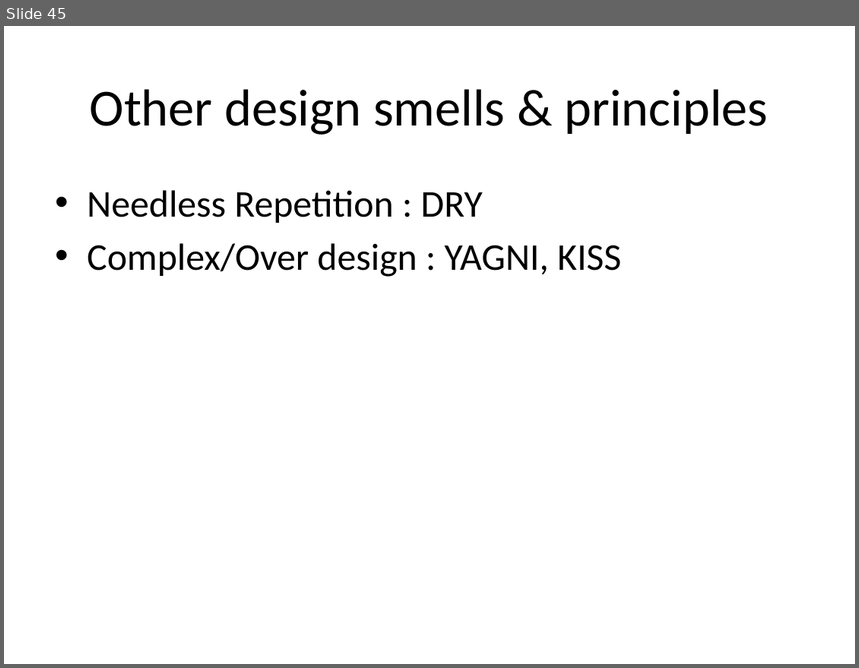
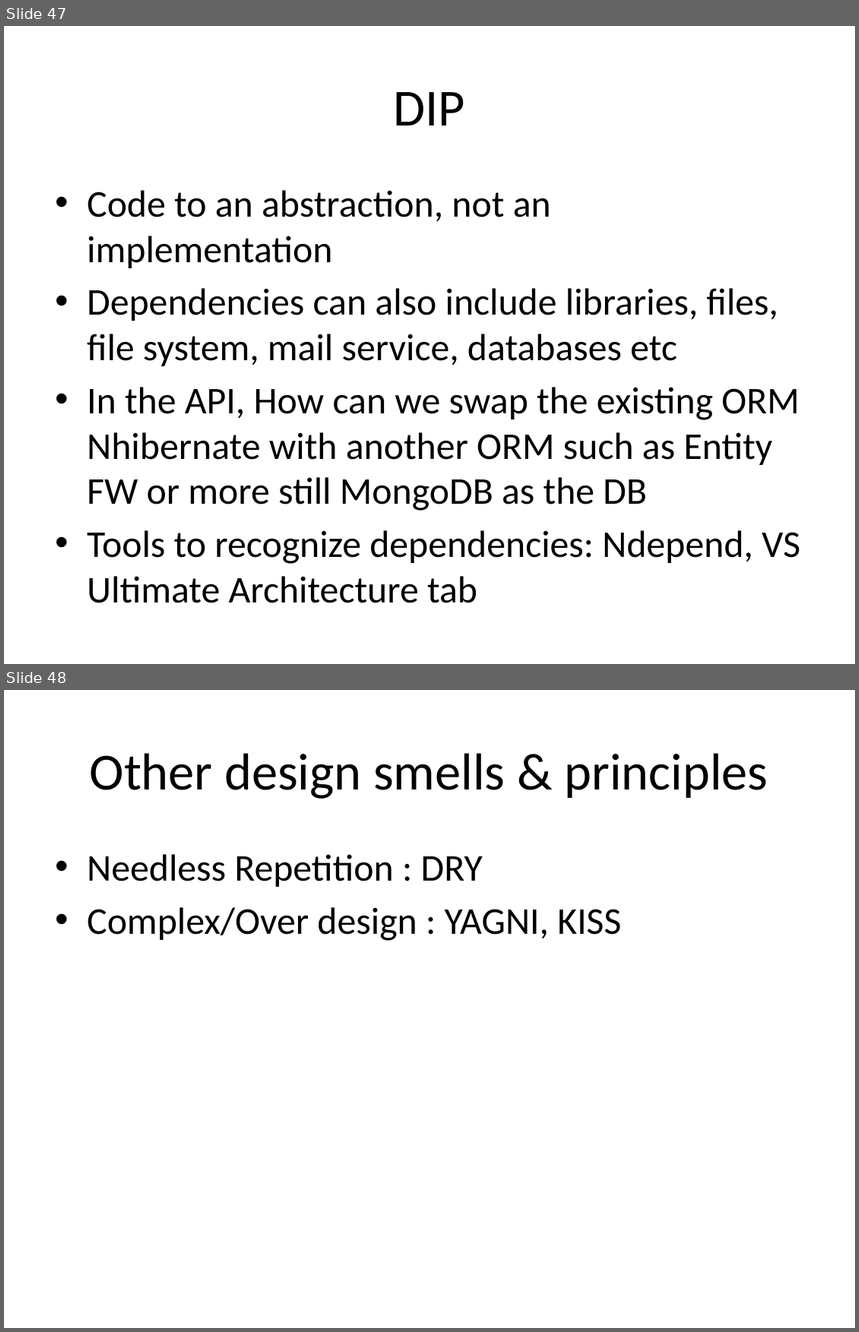
Before and after one commit to sameeri/solid, a slide deck: SOLID Principles of OOD v2.pptx. Shown one above the other, each under a label of ours: slide 45 before the commit, slides 47 and 48 after it. The pictures are 859x668 and 859x1332 pixels, drawn with LibreOffice and Linux fonts; fonts in the diff are those of the drawing. Boxes give left, top, right and bottom in pixels: in the first picture for what was removed or moved away, otherwise in the second. Text is boxed around its words. In the diff, an @@ line names an element or a change of style, - is before the commit and + after.

```diff
--- a/SOLID Principles of OOD v2.pptx
+++ b/SOLID Principles of OOD v2.pptx
@@ slide 47 added at bbox=[4, 26, 855, 664], background #FFFFFF @@
@@ title added at bbox=[394, 92, 466, 126], 44 pt, text #000000 @@
+DIP
@@ text added at bbox=[87, 190, 800, 604], 32 pt, text #000000 @@
+• Code to an abstraction, not an implementation
+• Dependencies can also include libraries, files, file system, mail service, databases etc
+• In the API, How can we swap the existing ORM Nhibernate with another ORM such as Entity FW or more still MongoDB as the DB
+• Tools to recognize dependencies: Ndepend, VS Ultimate Architecture tab
@@ what was slide 45 is now slide 48 @@
```
Also in this commit, not shown: 11 slides changed, 9 other slides added, 5 slides removed.
